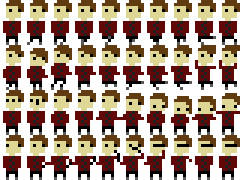
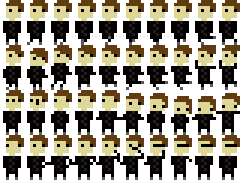
Layered file, before and after one edit (240x180). Changes by layer:
added layer "Layer 10" above "IDLE" over box(3, 21, 240, 171)
